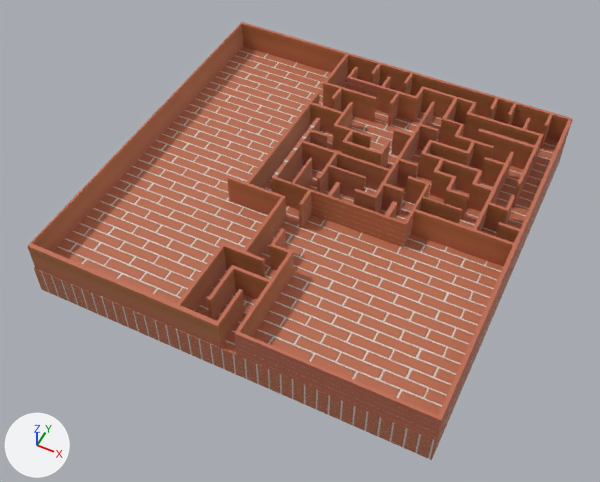
What one commit did to the Blender file assets/3d/maze/maze.blend.
Both versions are drawn from a 50 mm camera at (15.5, -33.6, 38.4) aimed at (-0.2, -2.3, -0.7). Arrows for +X, +Y and +Z are at lower left; the lights stay in place.

Objects in the first picture: 'Cube-col', 'Cube.001-col'.
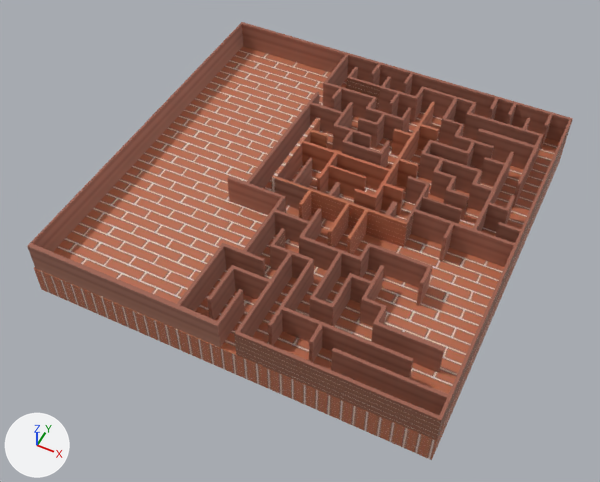
Commit message: more progress on the maze

Pixel boxes (x1, y1, x2, y2) of what changed, in the pictures (600 x 482 px):
'Cube.001-col', surface changed, reshaped: (27, 22, 573, 440) in both
part 1 of me_cube_001, built on: (238, 113, 573, 440) in both
part 2 of me_cube_001, added (brown): after (341, 87, 411, 148)

Patch to the scene script:
```diff
--- a/assets/3d/maze/maze.blend.py
+++ b/assets/3d/maze/maze.blend.py
@@ mat_material_002 @@
 n3 = _N.new('ShaderNodeMapping'); n3.name = 'Mapping'
-n3.inputs[3].default_value = (7.4, 2.4, 1.0)  # 'Scale'
+n3.inputs[3].default_value = (8.7, 2.9, 1.0)  # 'Scale'
 n4 = _N.new('ShaderNodeTexCoord'); n4.name = 'Texture Coordinate'
@@ me_cube_001 @@
 # used by ob_cube_001_col; location = (-2.48, 0.01, 2.0)
-me_cube_001.from_pydata(...)  # 808 vertices, 807 faces; spans x -9.9..15.0, y -12.5..12.4, z -1.0..1.0
+me_cube_001.from_pydata(...)  # 1064 vertices, 1063 faces; spans x -9.9..15.0, y -12.5..12.4, z -1.0..1.0
+# me_cube_001 part 1: 40 vertices moved from x -0.1..14.7, y -12.5..12.4, z -1.0..1.0 to x -0.1..14.8, y -12.5..12.4, z -1.0..1.0; 212 vertices added at x 1.2..15.0, y -11.2..0.1, z -1.0..1.0
+# me_cube_001 part 2: 44 vertices added at x 2.4..5.1, y 6.1..8.7, z -1.0..1.0
 me_cube_001.materials.append(mat_material_002)
```
